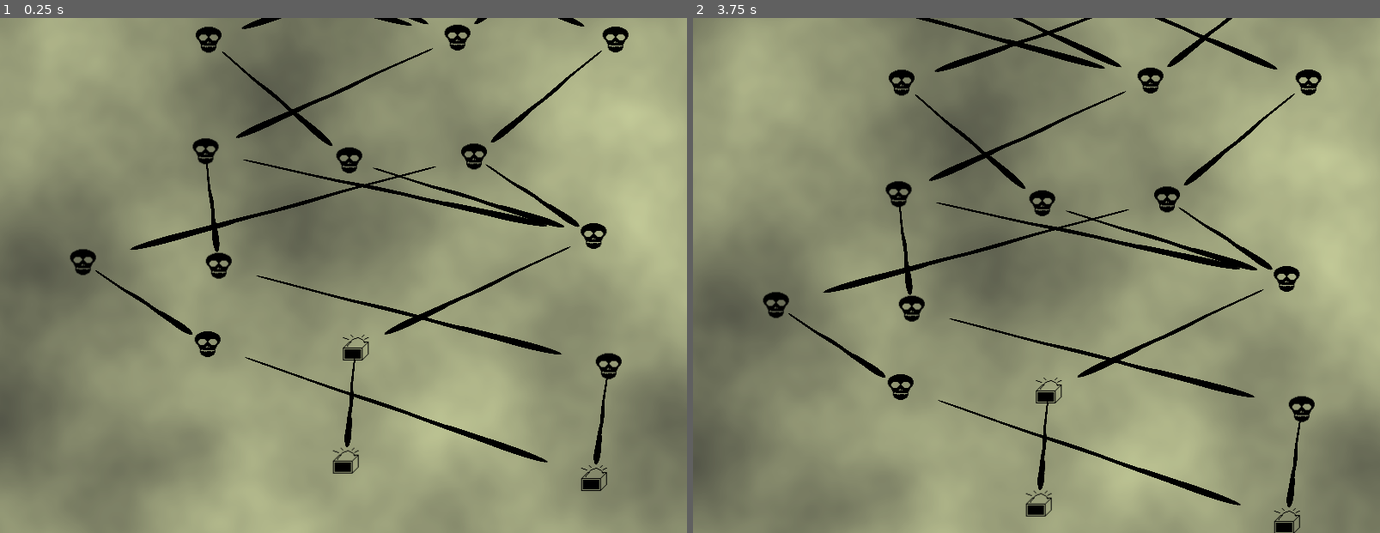
Above: before the commit, frames 1-2 (left to right).
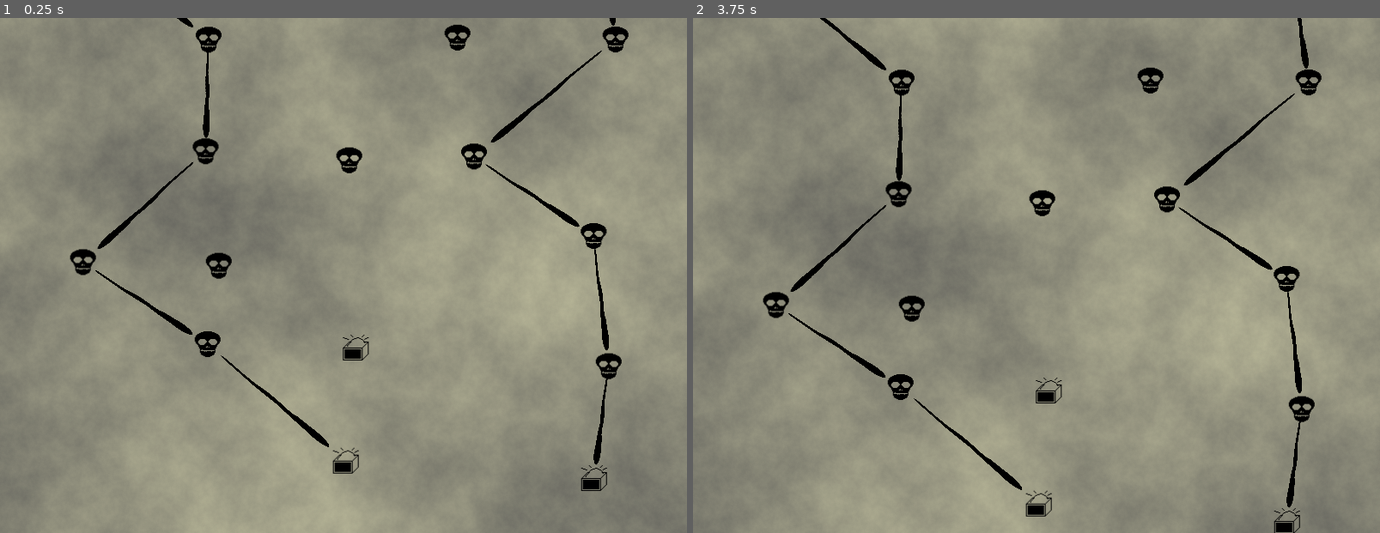
Above: after the commit, the same moments.

Repository: GrueGoblin/RogueliteMap
Game: Godot game, scene res://Game/Scenes/Map/InPlay.tscn
Two runs of this game, one before a commit and one after it. Both use one fixed random seed, a clock stepped at 60 frames per second and the inputs below. The project has no main scene, so this scene is started directly.
Inputs (mouse positions are in pixels of both pictures, inside the frame that each line leads up to):
- Up to frame 1 (0.25 s): no input
- Up to frame 2 (3.75 s): click (1036, 460) at 0.52 s; click (1036, 460) at 1.27 s; click (1036, 460) at 2.02 s; tap Enter at 2.75 s; move the mouse to (1187, 249) at 2.77 s; tap Mouse wheel down (wheel_down) at 2.85 s; tap Space at 3.5 s; move the mouse to (899, 301) at 3.52 s; tap Mouse wheel up (wheel_up) at 3.6 s

The runs differ from the first frame. In frame 1, 41% of the frame differs, in the area x 0-100%, y 0-100%; in frame 2, 43%.

Commit message:
New rules
Outline paths ready

Diff:
--- a/Game/Models/Map.gd
+++ b/Game/Models/Map.gd
@@ -35,56 +35,83 @@
 			locations_per_level[level].append(location)
 			locations_by_position[location.position] = location
 
-
-	pass
-
 func check_connections(location : Location):
 	for connection in connections:
 		if connection.to == location:
 			print(connection)
-	pass
+
+func outline_location(position : Vector2, inverse = false):
+	if inverse:
+		position.x = max_locations - (position.x + 1)
+	#var position = Vector2(x_pos, y_pos)
+	if locations_by_position.has(position):
+		return locations_by_position[position]
+	return null
 
 func generate_location_connections():
 	# generate location connections
 	var locations_wo_followup = locations.duplicate() as Array
 	var locations_wo_source = locations.duplicate() as Array
-
+	# rules:
+	# 1. connect outline paths
+	for level in levels -1:
+		for inverse in [false,true]:
+			var source_location : Location
+			var target_location : Location
+			for i in max_locations:
+				var source_position = Vector2(i, level)
+				var target_position = Vector2(i, level+1)
+				if !source_location:
+					source_location = outline_location(source_position, inverse)
+				if !target_location:
+					target_location = outline_location(target_position, inverse)
+			var connection = source_location.connect_to(target_location)
+			connections.append(connection)
+			locations_wo_followup.erase(source_location)
+			locations_wo_source.erase(target_location)
+		pass
 	#var connection = MapConnection.new()
 #	connection.from = locations[0]
 #	connection.to = locations[6]
 #	connections.append(connection)
-	# rules:
-	# 1. every location needs to be connected to some previous one (excluding the starting ones)
-	for location in locations:
-		location = location as Location
-		var level = location.level
-		if level < levels && level > 0:
-			# connect to random
-			var next_level = locations_per_level[level -1]
-			next_level.shuffle()
-#			var connection = MapConnection.new()
-			var connection = next_level[0].connect_to(location)
-			connections.append(connection)
-			locations_wo_followup.erase(next_level[0])
-#		else:
-#			locations_wo_followup.erase(location)
-			pass
 
-	# 1. every location needs to lead somewhere/ except final one?
-	for location in locations_wo_followup:
-		location = location as Location
-		var level = location.level
-		if level < levels-1:
-			# connect to random
-			var next_level = locations_per_level[level +1]
-			next_level.shuffle()
-		#			var connection = MapConnection.new()
-			var connection = location.connect_to(next_level[0])
-			connections.append(connection)
-			#locations_wo_followup.erase(location)
-		# 3. Connections go only one level up
-		# 4. connections can't cross
-		# 5. there is limited amount of connections per level
+
+	# 2. connect direct paths (same x position)
+	# 3. connect orphaned nodes
+	# 4. add redundancies?
+
+
+#	# 1. every location needs to be connected to some previous one (excluding the starting ones)
+#	for location in locations:
+#		location = location as Location
+#		var level = location.level
+#		if level < levels && level > 0:
+#			# connect to random
+#			var next_level = locations_per_level[level -1]
+#			next_level.shuffle()
+##			var connection = MapConnection.new()
+#			var connection = next_level[0].connect_to(location)
+#			connections.append(connection)
+#			locations_wo_followup.erase(next_level[0])
+##		else:
+##			locations_wo_followup.erase(location)
+#			pass
+#
+#	# 1. every location needs to lead somewhere/ except final one?
+#	for location in locations_wo_followup:
+#		location = location as Location
+#		var level = location.level
+#		if level < levels-1:
+#			# connect to random
+#			var next_level = locations_per_level[level +1]
+#			next_level.shuffle()
+#		#			var connection = MapConnection.new()
+#			var connection = location.connect_to(next_level[0])
+#			connections.append(connection)
+#			#locations_wo_followup.erase(location)
+#		# 3. Connections go only one level up
+#		# 4. connections can't cross
+#		# 5. there is limited amount of connections per level
 	pass
 
 # locations per level, minimum 2 locations per level, maximum is determined by the map
--- a/Game/Scenes/Map/InPlay.tscn
+++ b/Game/Scenes/Map/InPlay.tscn
@@ -2,17 +2,16 @@
 
 [ext_resource path="res://Game/Scenes/Map/InPlay.gd" type="Script" id=1]
 
-[sub_resource type="OpenSimplexNoise" id=1]
-seed = 2
+[sub_resource type="OpenSimplexNoise" id=3]
 octaves = 7
 period = 256.0
-persistence = 0.615
-lacunarity = 1.59
+persistence = 0.562
+lacunarity = 2.89
 
 [sub_resource type="NoiseTexture" id=2]
 width = 800
 height = 1280
-noise = SubResource( 1 )
+noise = SubResource( 3 )
 
 [node name="Node2D" type="Node2D" groups=["MapContext"]]
 script = ExtResource( 1 )
@@ -22,7 +21,7 @@
 margin_bottom = 1280.0
 
 [node name="TestBck" type="Sprite" parent="."]
-modulate = Color( 0.956863, 1, 0.686275, 0.835294 )
+modulate = Color( 0.713726, 0.701961, 0.490196, 0.682353 )
 texture = SubResource( 2 )
 centered = false
 
